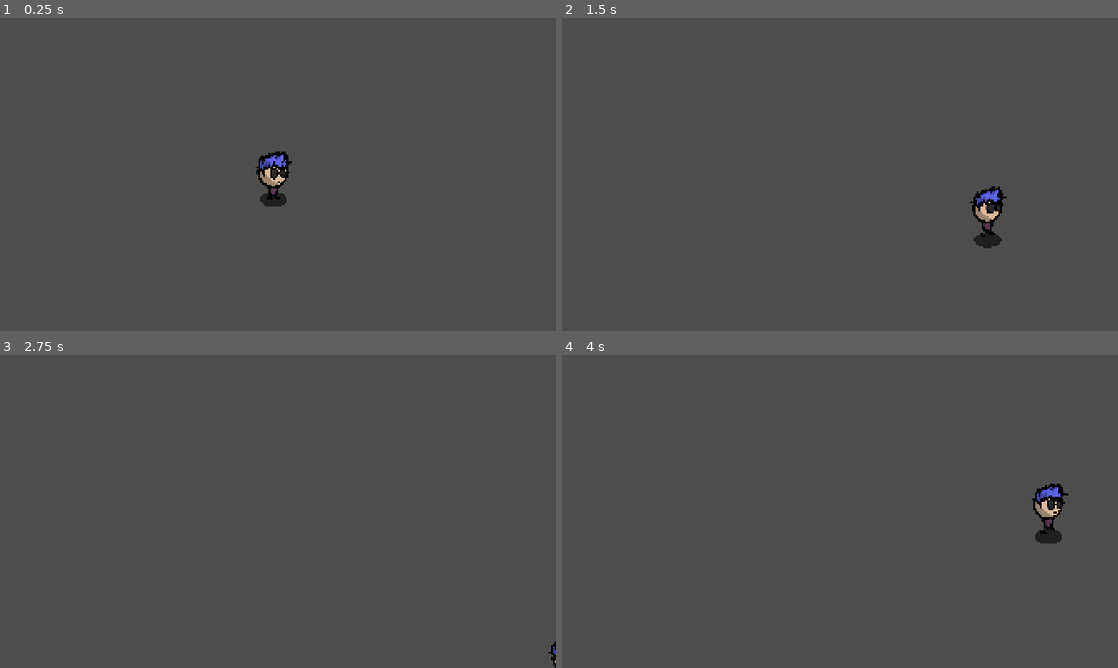
Above: before the commit, frames 1-4 (two rows, left to right).
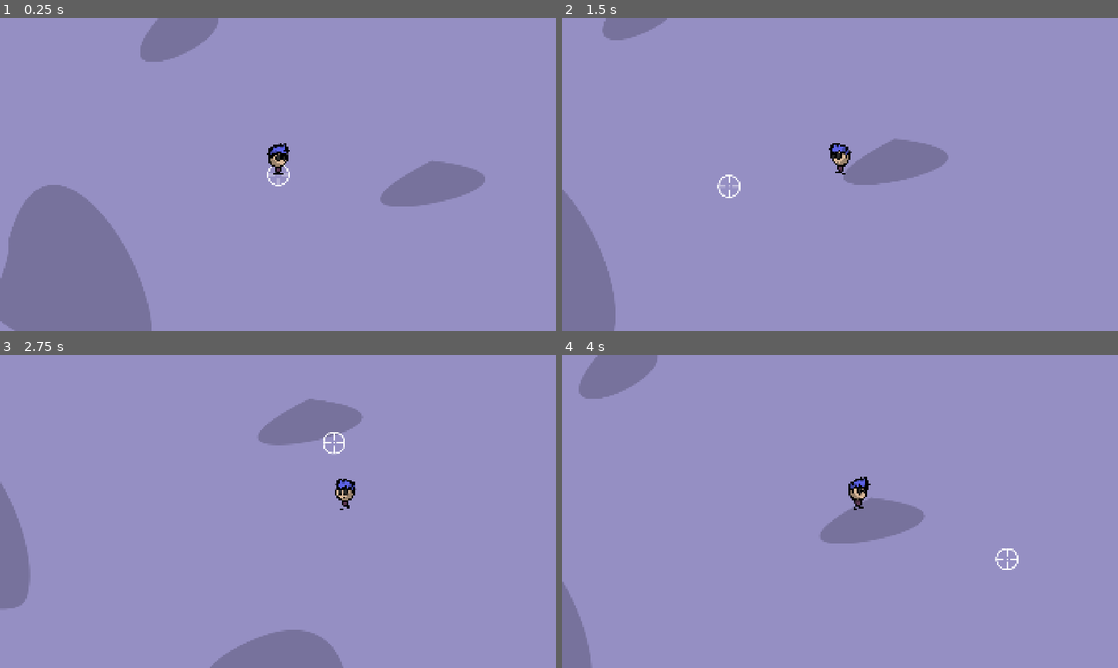
Above: after the commit, the same moments.

Repository: LHO-Developments/Godot-Projects
Game: Godot game, scene res://scenes/game/game.tscn
The game is run twice, just before and just after one commit, with the same random seed, the same clock (stepped at 60 frames per second) and the same inputs.
Inputs (mouse positions are in pixels of both pictures, inside the frame that each line leads up to):
- Up to frame 1 (0.25 s): no input
- Up to frame 2 (1.5 s): tap Enter at 0.5 s; move the mouse to (962, 158) at 0.52 s; hold D (move_right) 0.53-1.28 s; move the mouse to (728, 190) at 1.27 s; hold S (move_down) from 1.28 s (still down)
- Up to frame 3 (2.75 s): move the mouse to (333, 442) at 2.02 s; release S (move_down) at 2.03 s; hold D (move_right) from 2.03 s (still down)
- Up to frame 4 (4 s): move the mouse to (812, 574) at 2.77 s; release D (move_right) at 2.78 s; hold W (move_up) 2.78-3.53 s; move the mouse to (1006, 558) at 3.52 s; hold A (move_left) from 3.53 s (still down)

The runs differ from the first frame. In frame 1, 100% of the frame differs, in the area x 0-100%, y 0-100%; in frame 2, 100%; in frame 3, 100%; in frame 4, 100%.

Commit message:
Create BG and Camera

Diff:
--- /dev/null
+++ b/Top Down Survivor/top-down-survivor/default_bus_layout.tres
@@ -0,0 +1,9 @@
+[gd_resource type="AudioBusLayout" format=3 uid="uid://cgrq26pnwicbf"]
+
+[resource]
+bus/1/name = &"Music"
+bus/1/solo = false
+bus/1/mute = false
+bus/1/bypass_fx = false
+bus/1/volume_db = 0.0
+bus/1/send = &"Master"
--- a/Top Down Survivor/top-down-survivor/project.godot
+++ b/Top Down Survivor/top-down-survivor/project.godot
@@ -54,6 +54,16 @@
 ]
 }
 
+[layer_names]
+
+2d_physics/layer_1="World"
+2d_physics/layer_2="Player"
+2d_physics/layer_3="Enemy"
+
+[physics]
+
+common/physics_interpolation=true
+
 [rendering]
 
 renderer/rendering_method="mobile"
--- /dev/null
+++ b/Top Down Survivor/top-down-survivor/scenes/game/game.gd
@@ -0,0 +1,14 @@
+extends Node2D
+class_name Game;
+
+@onready var player: Player = $Player
+@onready var crosshair: Sprite2D = $Crosshair
+@onready var camera_2d: Camera2D = $Camera2D
+
+func _ready() -> void:
+	#hide mouse
+	Input.mouse_mode = Input.MOUSE_MODE_HIDDEN;
+
+func _process(delta: float) -> void:
+	crosshair.global_position = get_global_mouse_position();
+	camera_2d.global_position = player.global_position;
--- a/Top Down Survivor/top-down-survivor/scenes/game/game.tscn
+++ b/Top Down Survivor/top-down-survivor/scenes/game/game.tscn
@@ -1,8 +1,74 @@
-[gd_scene load_steps=2 format=3 uid="uid://3xq3vgcsy3e4"]
+[gd_scene load_steps=7 format=3 uid="uid://3xq3vgcsy3e4"]
 
+[ext_resource type="Script" uid="uid://ckw1sphynxchi" path="res://scenes/game/game.gd" id="1_0sr1o"]
 [ext_resource type="PackedScene" uid="uid://cc6v2ajkm5cui" path="res://scenes/player/player.tscn" id="1_sul5r"]
+[ext_resource type="Texture2D" uid="uid://drpmj5jkfv8o7" path="res://Topdown Assets/Sprites/Extras/crosshair.png" id="3_kelw5"]
+[ext_resource type="Texture2D" uid="uid://ubm1eqcoxtwx" path="res://Topdown Assets/Sprites/Environment/ground2_white.png" id="4_kelw5"]
+[ext_resource type="AudioStream" uid="uid://c3h5mideq18id" path="res://Topdown Assets/Sound/music.mp3" id="5_lfrn8"]
+
+[sub_resource type="RectangleShape2D" id="RectangleShape2D_lfrn8"]
+size = Vector2(6144, 20)
 
 [node name="Game" type="Node2D"]
+script = ExtResource("1_0sr1o")
+
+[node name="BG" type="Sprite2D" parent="."]
+modulate = Color(0.584314, 0.560784, 0.764706, 1)
+position = Vector2(-3072, -3072)
+scale = Vector2(3, 3)
+texture = ExtResource("4_kelw5")
+centered = false
+
+[node name="Crosshair" type="Sprite2D" parent="."]
+scale = Vector2(2, 2)
+texture = ExtResource("3_kelw5")
+
+[node name="Camera2D" type="Camera2D" parent="."]
+zoom = Vector2(0.65, 0.65)
+limit_left = -3072
+limit_top = -3072
+limit_right = 3072
+limit_bottom = 3072
 
 [node name="Player" parent="." instance=ExtResource("1_sul5r")]
 position = Vector2(944, 625)
+
+[node name="Colliders" type="Node2D" parent="."]
+
+[node name="StaticBody2D" type="StaticBody2D" parent="Colliders"]
+collision_mask = 2
+
+[node name="CollisionShape2D" type="CollisionShape2D" parent="Colliders/StaticBody2D"]
+position = Vector2(0, 3081)
+shape = SubResource("RectangleShape2D_lfrn8")
+
+[node name="StaticBody2D2" type="StaticBody2D" parent="Colliders"]
+position = Vector2(0, -6164)
+collision_mask = 2
+
+[node name="CollisionShape2D" type="CollisionShape2D" parent="Colliders/StaticBody2D2"]
+position = Vector2(0, 3081)
+shape = SubResource("RectangleShape2D_lfrn8")
+
+[node name="StaticBody2D3" type="StaticBody2D" parent="Colliders"]
+rotation = 1.5708
+collision_mask = 2
+
+[node name="CollisionShape2D" type="CollisionShape2D" parent="Colliders/StaticBody2D3"]
+position = Vector2(0, 3081)
+shape = SubResource("RectangleShape2D_lfrn8")
+
+[node name="StaticBody2D4" type="StaticBody2D" parent="Colliders"]
+position = Vector2(6162, -4)
+rotation = 1.5708
+collision_mask = 2
+
+[node name="CollisionShape2D" type="CollisionShape2D" parent="Colliders/StaticBody2D4"]
+position = Vector2(0, 3081)
+shape = SubResource("RectangleShape2D_lfrn8")
+
+[node name="Music" type="AudioStreamPlayer" parent="."]
+stream = ExtResource("5_lfrn8")
+volume_db = -20.0
+autoplay = true
+bus = &"Music"
--- a/Top Down Survivor/top-down-survivor/scenes/player/player.gd
+++ b/Top Down Survivor/top-down-survivor/scenes/player/player.gd
@@ -4,12 +4,14 @@
 @export var move_speed := 700.0;
 @onready var anim_sprite: AnimatedSprite2D = $AnimatedSprite2D
 
-
 var can_move: bool = true;
+var mouse_pos: Vector2;
 
 func _process(delta: float) -> void:
 	if not can_move: return;
+	get_mouse_pos();
 	update_animations();
+	update_rotation();
 
 func _physics_process(delta: float) -> void:
 	if not can_move: return;
@@ -19,6 +21,15 @@
 	velocity = movement;
 	move_and_slide();
 
+func get_mouse_pos() -> void:
+	mouse_pos = get_global_mouse_position();
+
+func update_rotation() -> void:
+	if mouse_pos.x > global_position.x:
+		anim_sprite.flip_h = false;
+	else:
+		anim_sprite.flip_h = true;
+
 func update_animations() -> void:
 	if velocity.length() > 0:
 		anim_sprite.play("move");
--- a/Top Down Survivor/top-down-survivor/scenes/player/player.tscn
+++ b/Top Down Survivor/top-down-survivor/scenes/player/player.tscn
@@ -123,6 +123,7 @@
 
 [node name="Player" type="CharacterBody2D"]
 scale = Vector2(0.25, 0.25)
+collision_layer = 2
 script = ExtResource("1_6cv16")
 
 [node name="AnimatedSprite2D" type="AnimatedSprite2D" parent="."]
Not shown, added: Top Down Survivor/top-down-survivor/scenes/game/game.gd.uid
